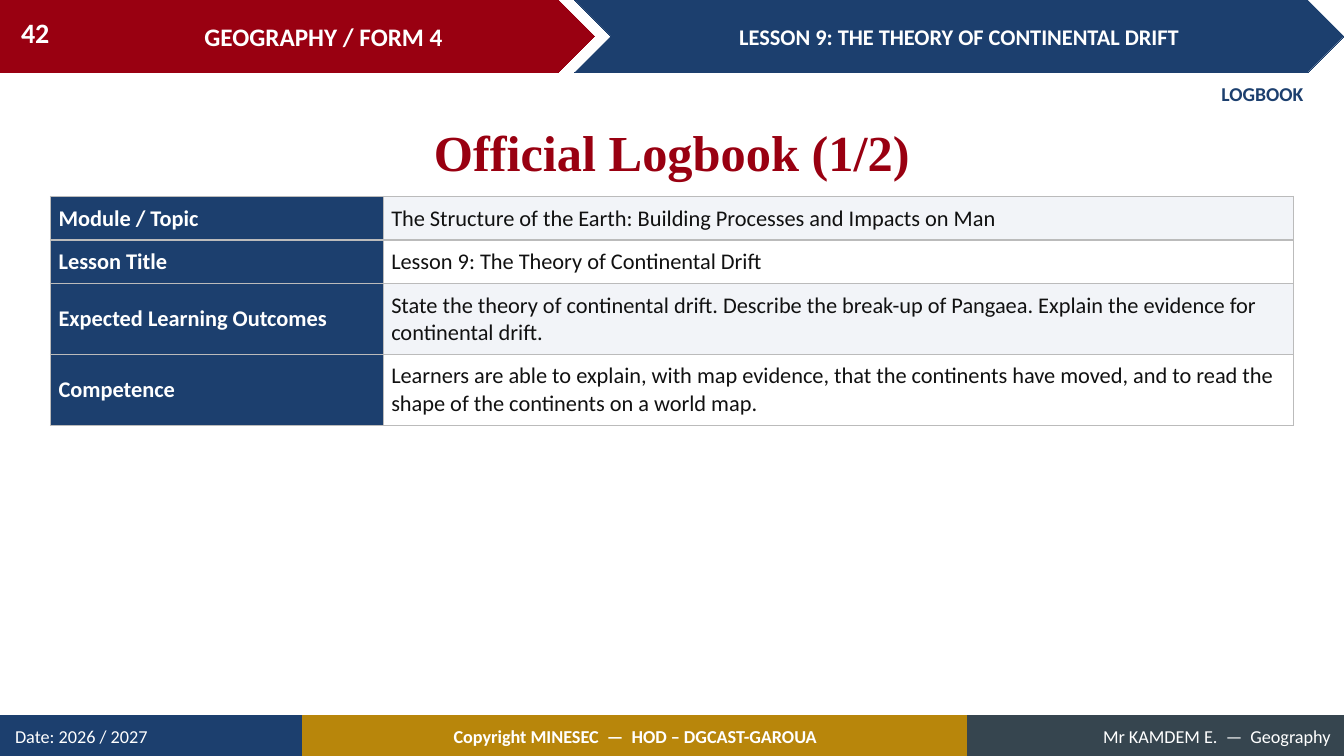
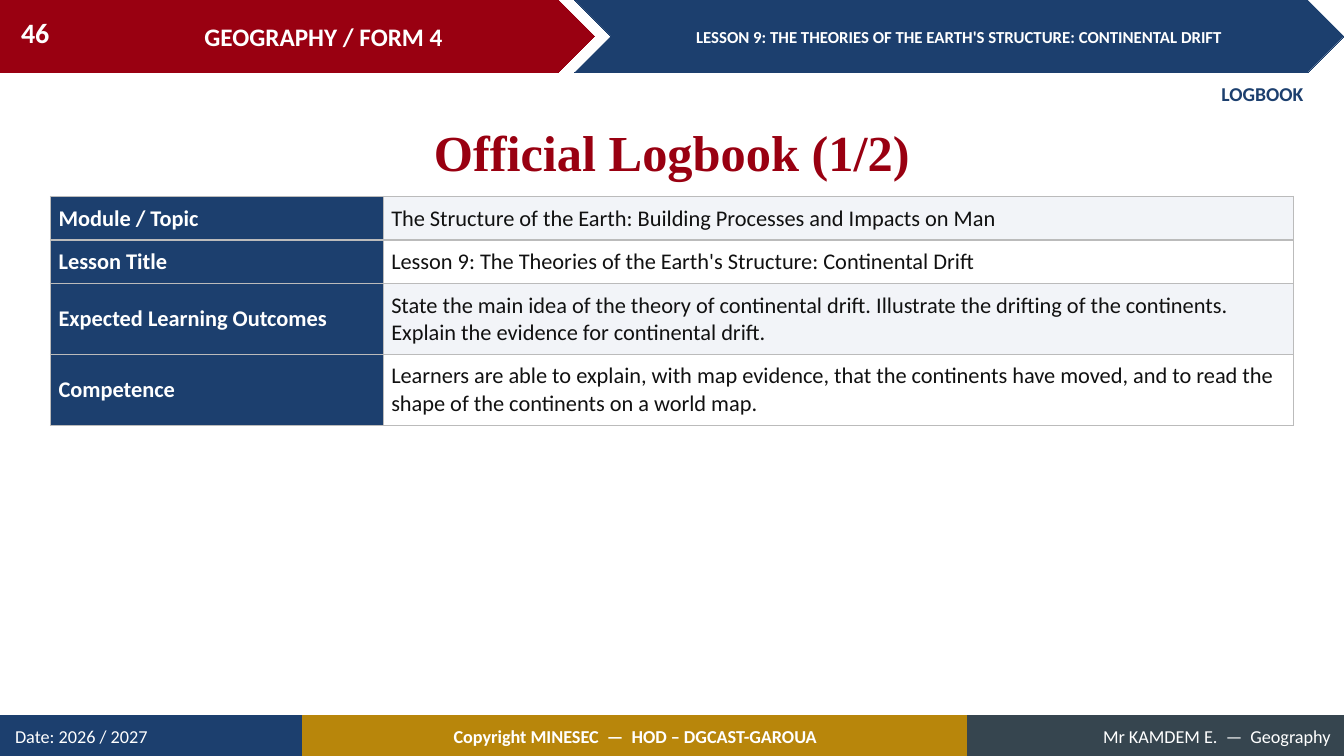
Before and after one commit to Berthautk/linea-github, a slide deck: slide 46 of lecons/F3/12_FORM4_LESSON09_Continental_Drift.pptx (slide 42 before the commit). Drawn at 1344x756 pixels with LibreOffice and Linux fonts; fonts in the diff are those of the drawing. Boxes give left, top, right and bottom in pixels: in the first picture for what was removed or moved away, otherwise in the second. Text is boxed around its words. In the diff, an @@ line names an element or a change of style, - is before the commit and + after.

```diff
--- a/lecons/F3/12_FORM4_LESSON09_Continental_Drift.pptx
+++ b/lecons/F3/12_FORM4_LESSON09_Continental_Drift.pptx
@@ page number at (21,24,49,44): text changed @@
-42
+46
@@ text in chevron at (696,31,1221,43): text changed; size 16 to 12 pt @@
-LESSON 9: THE THEORY OF CONTINENTAL DRIFT
+LESSON 9: THE THEORIES OF THE EARTH'S STRUCTURE: CONTINENTAL DRIFT
@@ table at (50,197,1294,419) @@
-row 2, column 2: Lesson 9: The Theory of Continental Drift
+row 2, column 2: Lesson 9: The Theories of the Earth's Structure: Continental Drift
-row 3, column 2: State the theory of continental drift. Describe the break-up of Pangaea. Explain the evidence for continental drift.
+row 3, column 2: State the main idea of the theory of continental drift. Illustrate the drifting of the continents. Explain the evidence for continental drift.
```
Also in this commit, not shown: 42 other slides changed, 6 slides added, 2 slides removed, 15 other files.
